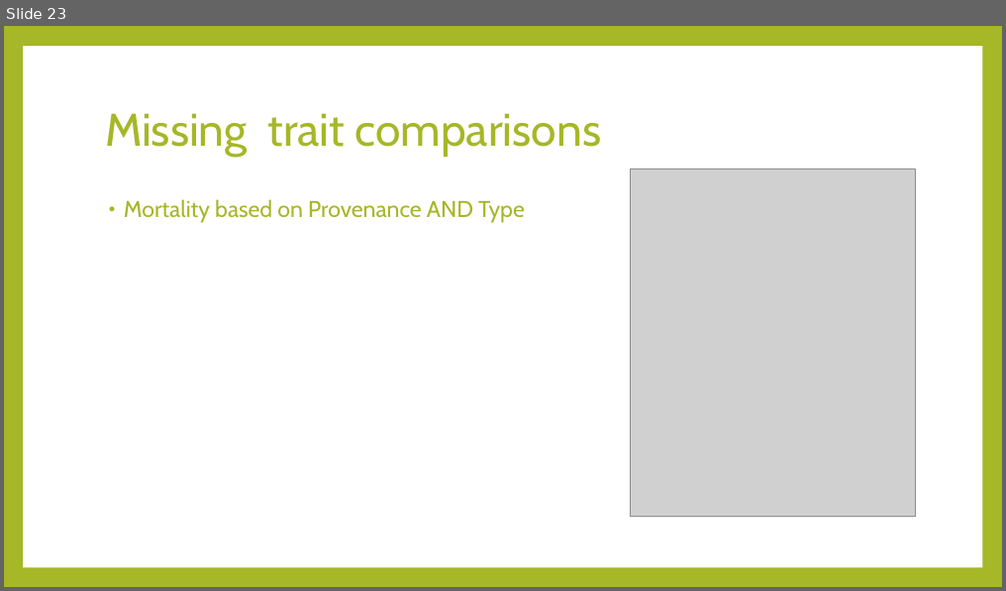
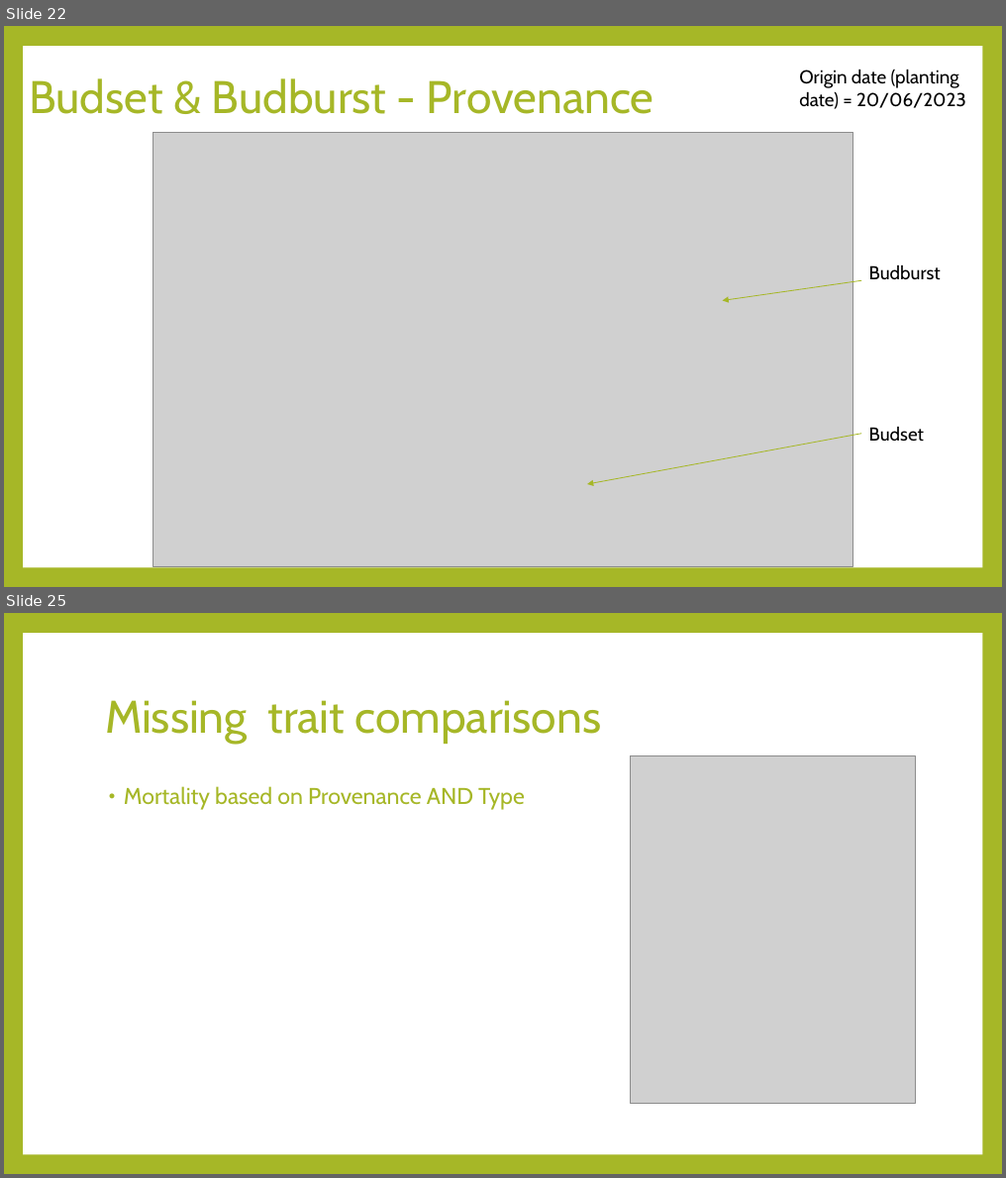
Before and after one commit to luisasenecio/RapidAdaptation, a slide deck: RapidAdaptation_DataExploration.pptx. Shown one above the other, each under a label of ours: slide 23 before the commit, slides 22 and 25 after it; the slides between them are not shown. The pictures are 1006x591 and 1006x1178 pixels, drawn with LibreOffice and Linux fonts; fonts in the diff are those of the drawing; grey boxes stand for pictures. Boxes give left, top, right and bottom in pixels: in the first picture for what was removed or moved away, otherwise in the second. Text is boxed around its words. In the diff, an @@ line names an element or a change of style, - is before the commit and + after.

```diff
--- a/RapidAdaptation_DataExploration.pptx
+++ b/RapidAdaptation_DataExploration.pptx
@@ slide 22 added at (4,26,1002,587), background #A6B727; not listed: 1 template element that a slide beside it also shows @@
@@ title added at (29,78,653,114), 44 pt, text #A6B727 @@
+Budset & Budburst - Provenance
@@ text added at (799,69,966,109), 18 pt, text #000000 @@
+Origin date (planting date) = 20/06/2023
@@ picture added at (152,132,853,568) @@
@@ arrow added from (862, 280) to (723, 301), #A6B727 0.79 pt @@
@@ text added at (869,266,941,280), 18 pt, text #000000 @@
+Budburst
@@ arrow added from (862, 434) to (587, 484), #A6B727 0.79 pt @@
@@ text added at (869,427,924,442), 18 pt, text #000000 @@
+Budset
@@ what was slide 23 is now slide 25 @@
```
Also in this commit, not shown: 1 slide changed, 3 other slides added, 2 slides removed, 4 other files.
